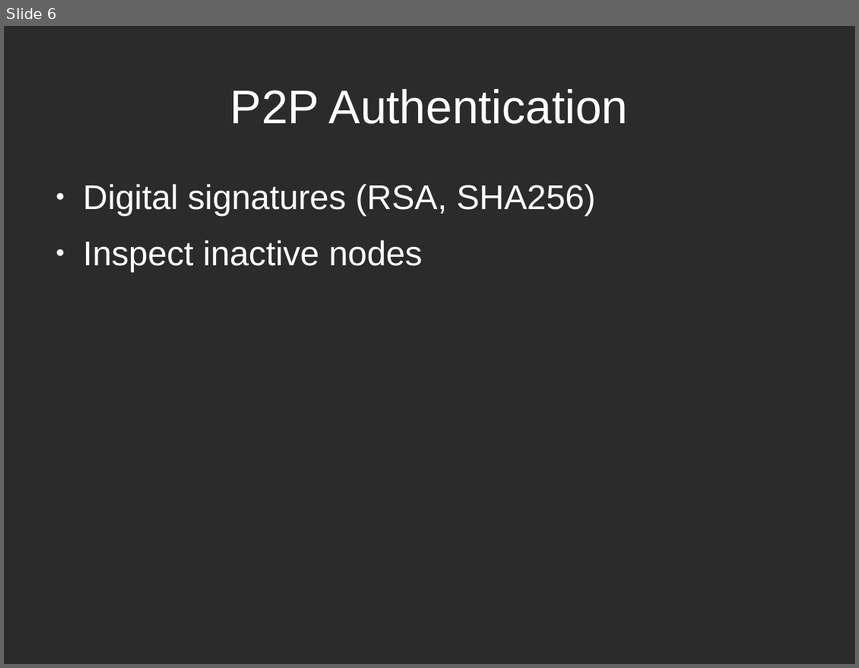
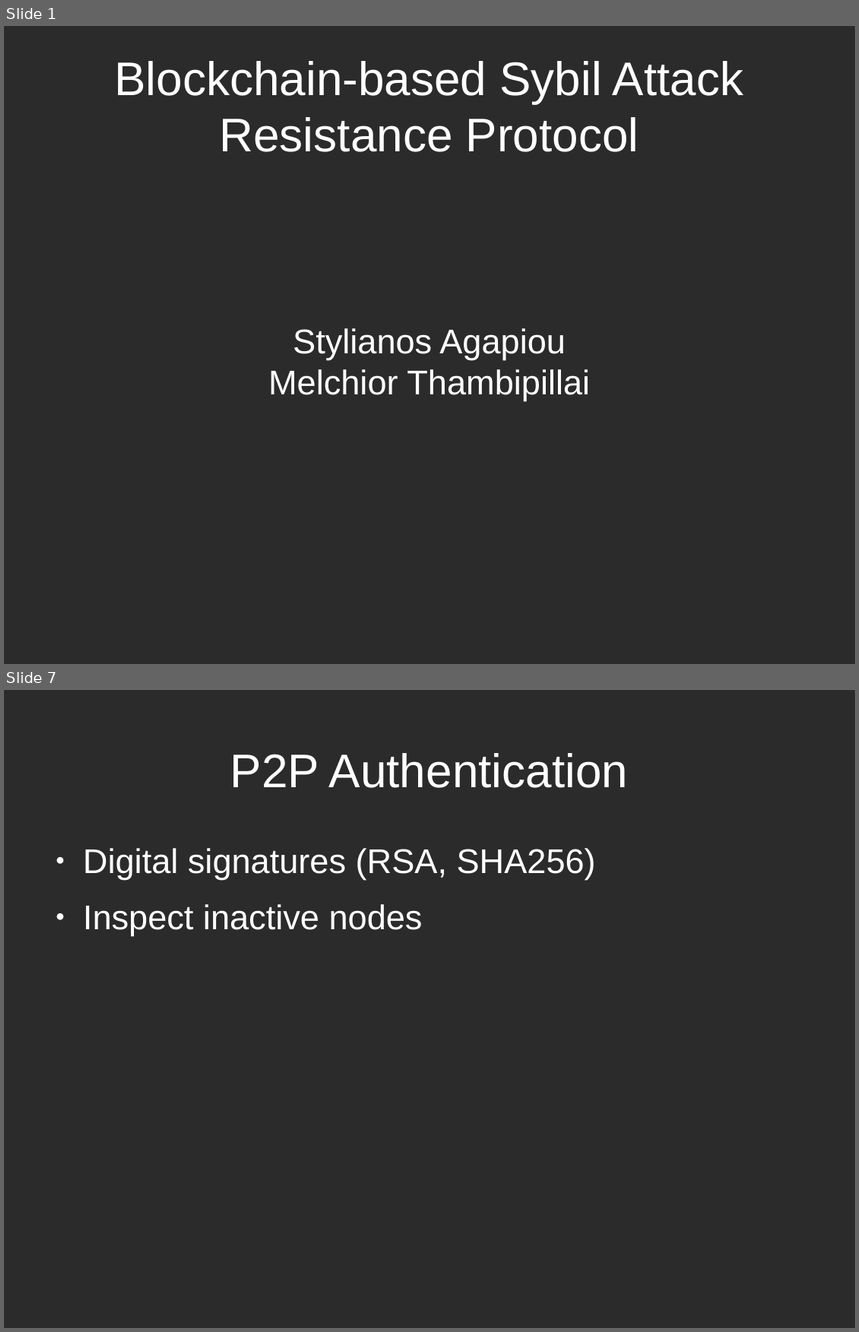
Before and after one commit to mthambipillai/blockchainSybilAttackResistance, a slide deck: BlockchainSybilAttack.odp. Shown one above the other, each under a label of ours: slide 6 before the commit, slides 1 and 7 after it; the slides between them are not shown. The pictures are 859x668 and 859x1332 pixels, drawn with LibreOffice and Linux fonts; fonts in the diff are those of the drawing; background and template pictures are left out; a plain dark background stands for a picture behind light text. Boxes give left, top, right and bottom in pixels: in the first picture for what was removed or moved away, otherwise in the second. Text is boxed around its words. In the diff, an @@ line names an element or a change of style, - is before the commit and + after.

```diff
--- a/BlockchainSybilAttack.odp
+++ b/BlockchainSybilAttack.odp
@@ slide 1 added at bbox=[4, 26, 855, 664], background picture (left out) @@
@@ title added at bbox=[114, 61, 743, 152], 44 pt, text #FFFFFF @@
+Blockchain-based Sybil Attack Resistance Protocol
@@ subtitle added at bbox=[268, 328, 590, 401], 32 pt, text #FFFFFF @@
+Stylianos Agapiou
+Melchior Thambipillai
@@ what was slide 6 is now slide 7 @@
```
Also in this commit, not shown: 2 slides changed, 3 other slides added, 3 slides removed, 1 other file.
